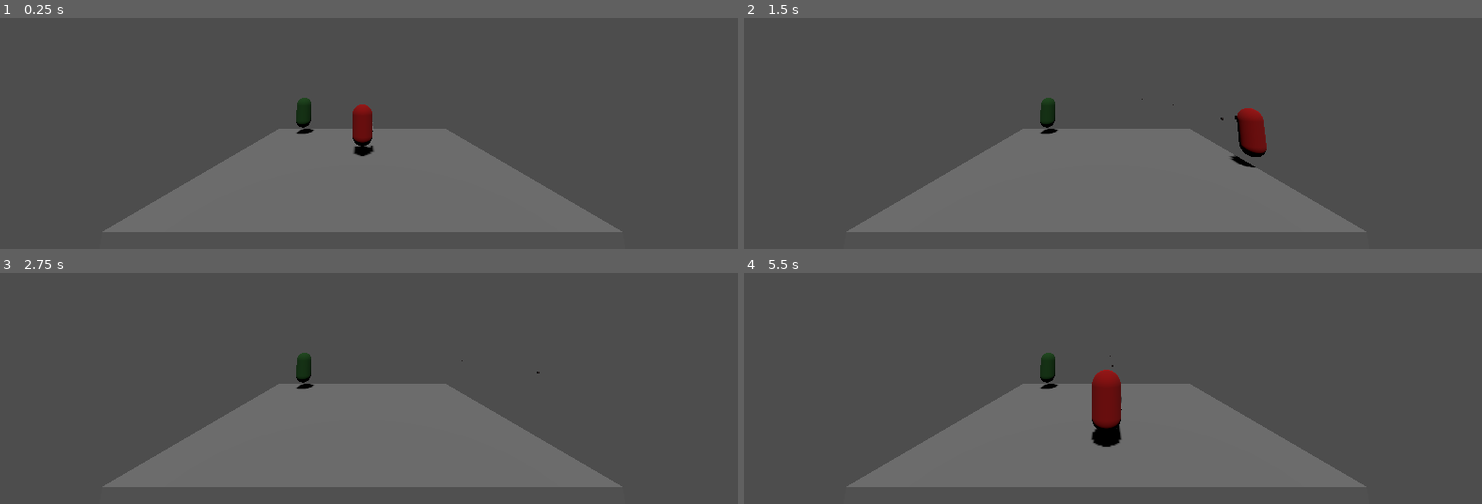
Above: before the commit, frames 1-4 (two rows, left to right).
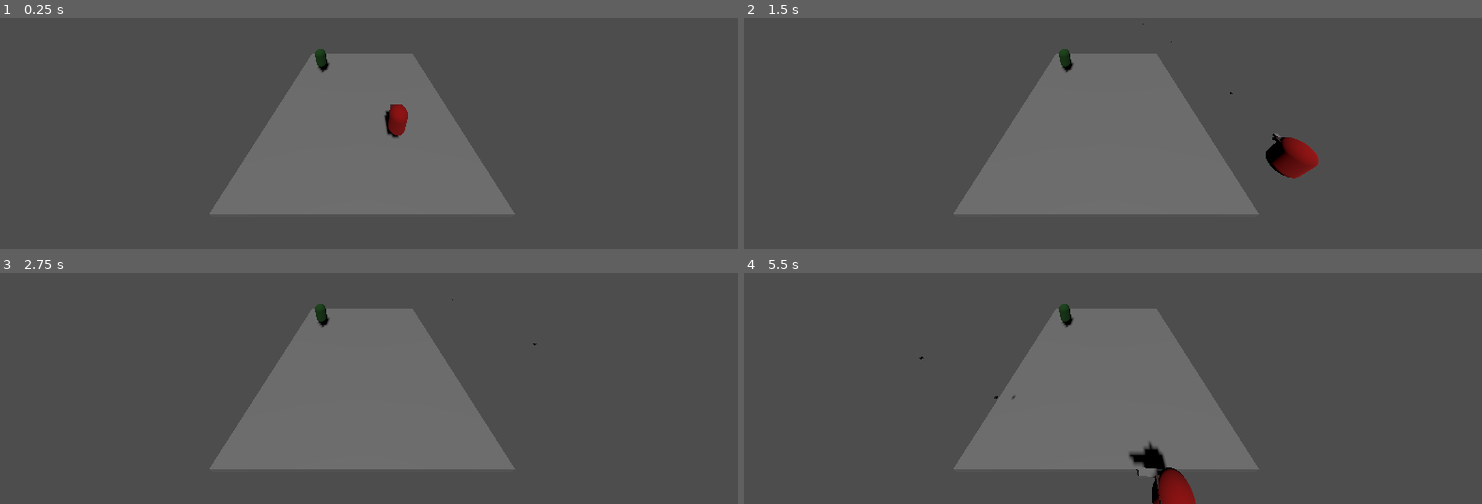
Above: after the commit, the same moments.

Repository: Tviljan/TopDown3D
Game: Godot game, scene res://Level.tscn
The game is run twice, just before and just after one commit, with the same random seed, the same clock (stepped at 60 frames per second) and the same inputs.
Inputs (mouse positions are in pixels of both pictures, inside the frame that each line leads up to):
- Up to frame 1 (0.25 s): no input
- Up to frame 2 (1.5 s): tap Enter at 0.5 s; move the mouse to (outside the picture) at 0.52 s; press the mouse at (outside the picture) at 0.53 s; hold D (ui_right) 0.53-1.28 s; move the mouse to (958, 59) at 1.27 s; release the mouse at (958, 59) at 1.28 s; hold S (ui_down) from 1.28 s (still down); click (958, 59) at 1.35 s
- Up to frame 3 (2.75 s): move the mouse to (outside the picture) at 2.02 s; release S (ui_down) at 2.03 s; press the mouse at (outside the picture) at 2.03 s; hold D (ui_right) from 2.03 s (still down)
- Up to frame 4 (5.5 s): move the mouse to (1068, 376) at 2.77 s; release D (ui_right) at 2.78 s; release the mouse at (1068, 376) at 2.78 s; hold W (ui_up) 2.78-3.53 s; click (1068, 376) at 2.85 s; move the mouse to (1334, 356) at 3.52 s; press the mouse at (1334, 356) at 3.53 s; hold A (ui_left) 3.53-5.03 s; move the mouse to (outside the picture) at 4.27 s; release the mouse at (outside the picture) at 4.28 s; click (outside the picture) at 4.35 s; move the mouse to (1142, 293) at 5.02 s; press the mouse at (1142, 293) at 5.03 s; hold S (ui_down) from 5.03 s (still down)

The runs differ from the first frame. In frame 1, 15% of the frame differs, in the area x 13-85%, y 13-93%; in frame 2, 17%; in frame 3, 15%; in frame 4, 17%, in the area x 13-85%, y 13-100%.
Error in both runs: Invalid call. Nonexistent function 'set_target_location' in base 'NavigationAgent3D'. (res://Enemy.gd:11)

Commit message:
committed

Diff:
--- a/src/Enemy.tscn
+++ b/src/Enemy.tscn
@@ -11,12 +11,11 @@
 [sub_resource type="CapsuleShape3D" id="3"]
 
 [node name="Enemy" type="CharacterBody3D"]
+transform = Transform3D(1, 0, 0, 0, 1, 0, 0, 0, 1, 0, 1, 0)
 script = ExtResource("1")
 
 [node name="MeshInstance" type="MeshInstance3D" parent="."]
-transform = Transform3D(1, 0, 0, 0, -4.37114e-08, -1, 0, 1, -4.37114e-08, 0, 1.4, 0)
 mesh = SubResource("2")
 
 [node name="CollisionShape" type="CollisionShape3D" parent="."]
-transform = Transform3D(1, 0, 0, 0, -4.37114e-08, -1, 0, 1, -4.37114e-08, 0, 1.4, 0)
 shape = SubResource("3")
--- a/src/Gun.tscn
+++ b/src/Gun.tscn
@@ -23,7 +23,7 @@
 transform = Transform3D(0.260222, -0.0891215, -5.32907e-15, 0.228941, 0.101299, 0, 0, 0, 0.157287, -1.40761, -0.108905, -2.62802e-08)
 mesh = SubResource("1")
 
-[node name="Muzzle" type="Marker3D" parent="."]
+[node name="Muzzle" type="Node3D" parent="."]
 transform = Transform3D(0.000157074, 0, -1, 0, 1, 0, 1, 0, 0.000157074, -1.61117, 0, 6.8556e-08)
 
 [node name="Timer" type="Timer" parent="."]
--- a/src/Level.tscn
+++ b/src/Level.tscn
@@ -23,22 +23,19 @@
 script = ExtResource("2")
 
 [node name="Enemy" parent="." instance=ExtResource("5")]
-transform = Transform3D(1, 0, 0, 0, -4.37114e-08, -1, 0, 1, -4.37114e-08, -4.07217, 1.374, -6)
+transform = Transform3D(1, 0, 0, 0, 1, 0, 0, 0, 1, 1.92783, 1.374, -9)
 
 [node name="NavigationAgent3D" type="NavigationAgent3D" parent="Enemy"]
-path_desired_distance = 50.0
-target_desired_distance = 50.0
-path_max_distance = 26.1
-radius = 66.0
+radius = 0.6
 
 [node name="DirectionalLight" type="DirectionalLight3D" parent="."]
-transform = Transform3D(1, 0, 0, 0, 0.479917, 0.877314, 0, -0.877314, 0.479917, 2.8446, 19.3701, 14.1066)
+transform = Transform3D(1, 0, 0, 0, 0.479917, 0.877314, 0, -0.877314, 0.479917, 2.8446, 20.5936, 25.3283)
 light_energy = 0.583
 light_indirect_energy = 0.443
 shadow_enabled = true
 
 [node name="Player" type="CharacterBody3D" parent="."]
-transform = Transform3D(1, 0, 0, 0, 1, 0, 0, 0, 1, 0, 1.37389, 0)
+transform = Transform3D(1, 0, 0, 0, 1, 0, 0, 0, 1, 8, 1.37389, -3)
 script = ExtResource("1")
 
 [node name="GunController" type="Node" parent="Player"]
@@ -54,13 +51,14 @@
 mesh = SubResource("4")
 skeleton = NodePath("../..")
 
-[node name="HandPosition" type="Marker3D" parent="Player"]
+[node name="HandPosition" type="Node3D" parent="Player"]
 transform = Transform3D(1, 0, -4.37114e-08, -3.55271e-15, 1, 4.37114e-08, 4.37114e-08, -4.37114e-08, 1, 0.452179, 1.19209e-07, -0.0862659)
 
 [node name="Camera" type="Camera3D" parent="."]
-transform = Transform3D(1, 0, 0, 0, 0.984087, -0.177686, 0, 0.177686, 0.984087, 0, 3.5757, 12.2931)
-fov = 84.3
+transform = Transform3D(1, 0, 0, 0, 0.896687, 0.442664, 0, -0.442664, 0.896687, 6.01393, 8.73479, 1.44338)
+fov = 117.707
 
 [node name="Ground" parent="." instance=ExtResource("6")]
+transform = Transform3D(1, 0, 0, 0, 1, 0, 0, 0, 1, 6, 0, -6)
 
 [editable path="Enemy"]
